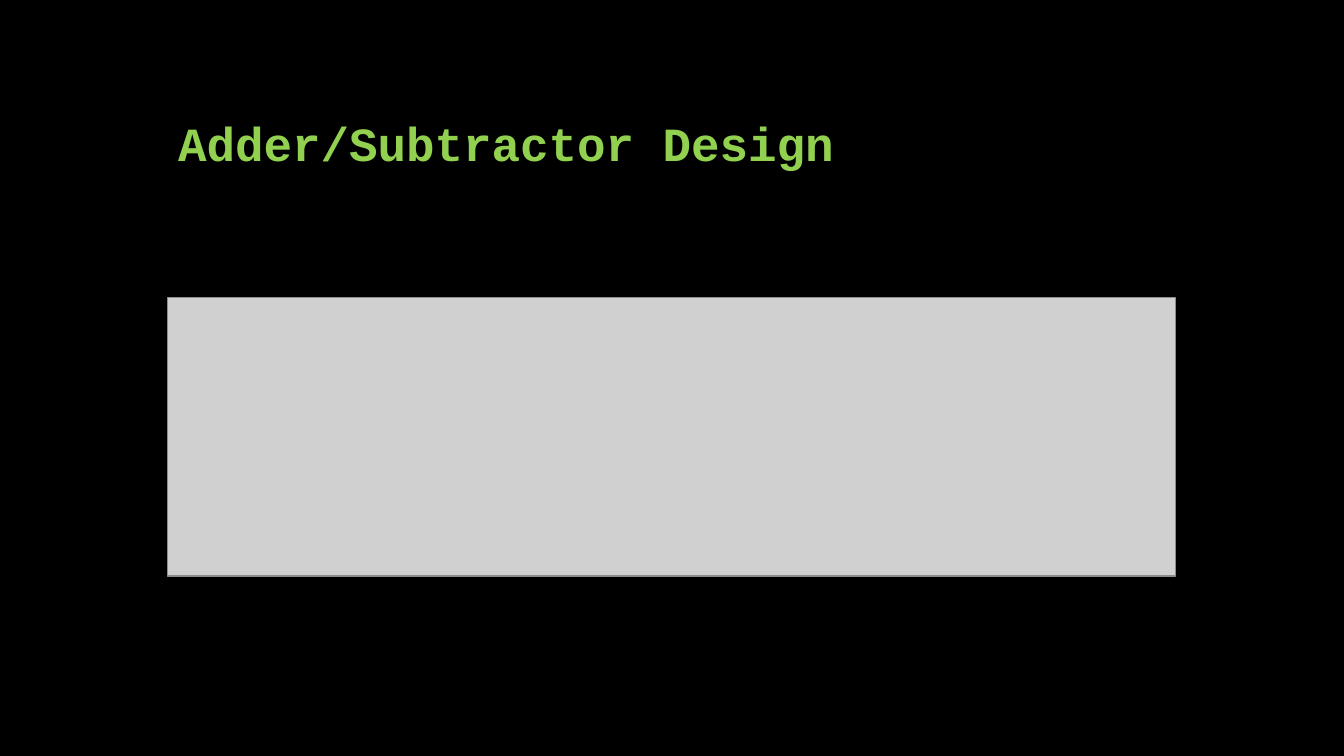
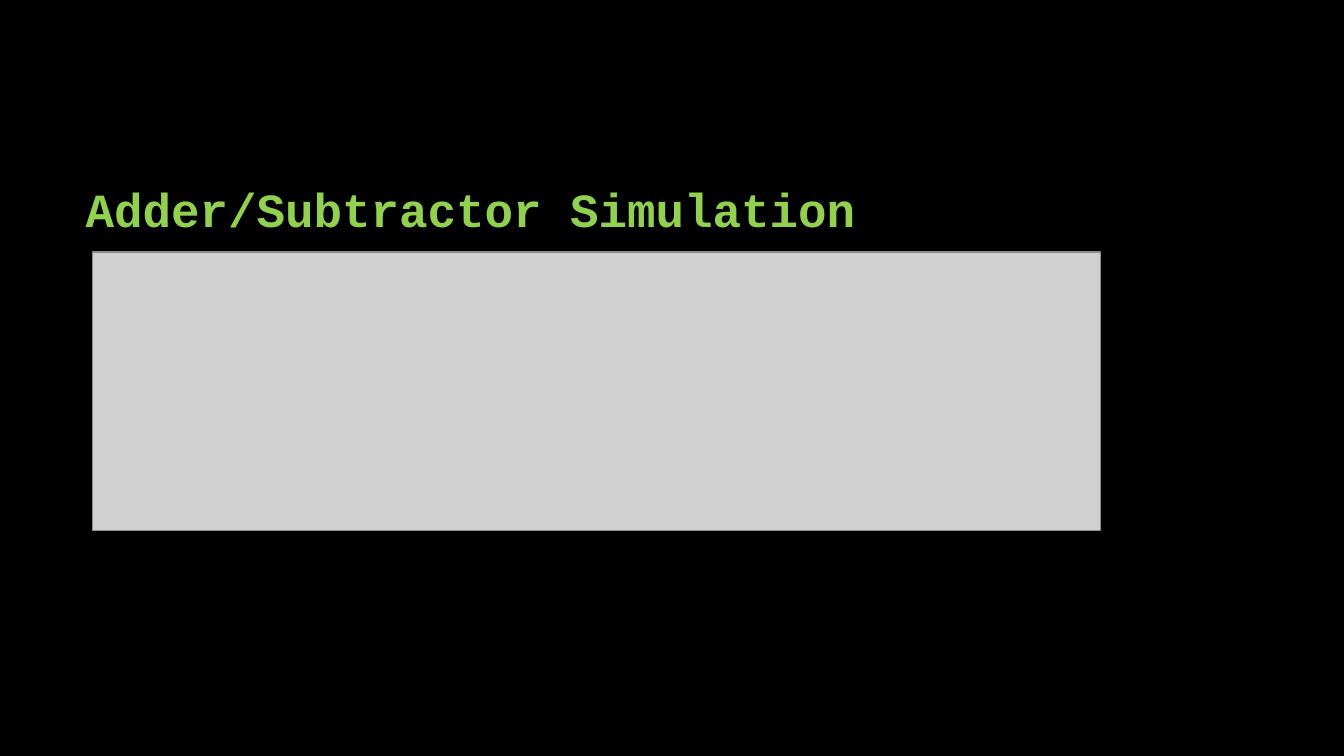
Before and after one commit to brianz123/ENEE459F_srcs, a slide deck: slide 12 of ENEE 459F Final Project.pptx. Drawn at 1344x756 pixels with LibreOffice and Linux fonts; fonts in the diff are those of the drawing; grey boxes stand for pictures. Boxes give left, top, right and bottom in pixels: in the first picture for what was removed or moved away, otherwise in the second. Text is boxed around its words. In the diff, an @@ line names an element or a change of style, - is before the commit and + after.

```diff
--- a/ENEE 459F Final Project.pptx
+++ b/ENEE 459F Final Project.pptx
@@ title at bbox=[86, 193, 855, 228]: text changed @@
-Adder/Subtractor Design
+Adder/Subtractor Simulation
@@ picture: place and size @@
-picture at bbox=[168, 297, 1177, 576]
+picture at bbox=[93, 252, 1101, 530]
```
Also in this commit, not shown: 6 other slides changed, 3 slides added, 10 slides removed.
